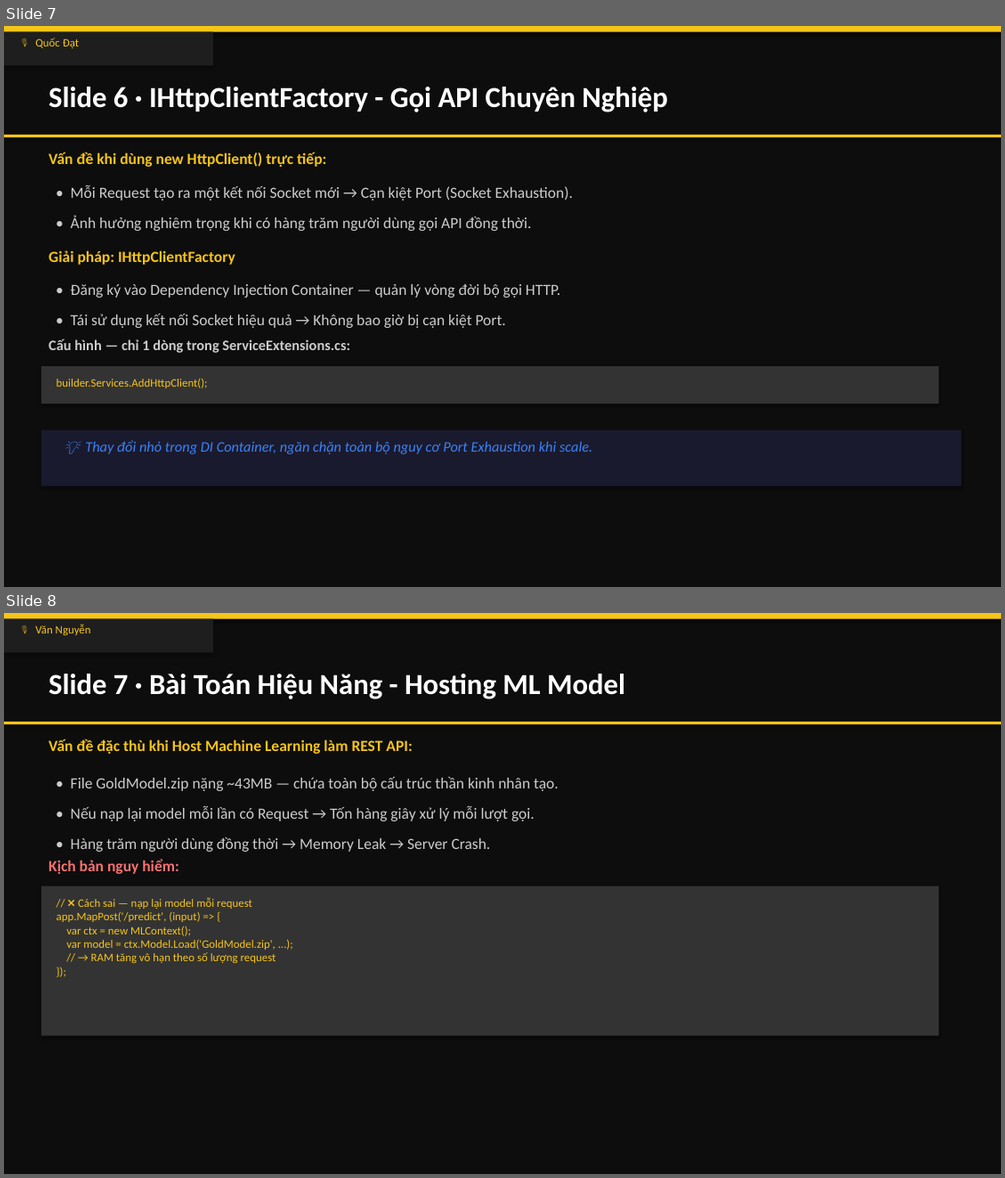
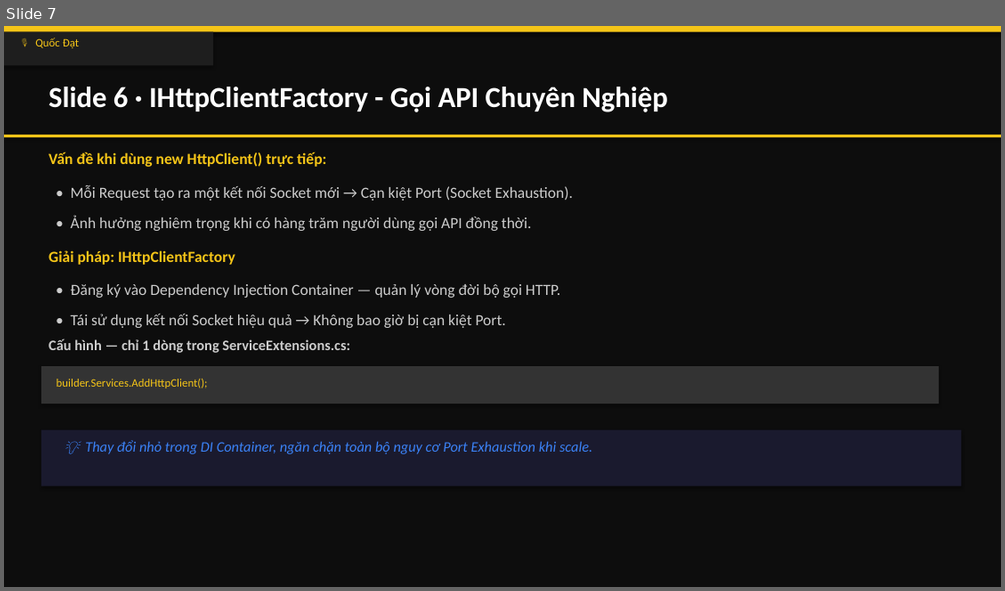
Before and after one commit to ThanhTrunggDEV/Group3, a slide deck: X-AURUM_Presentation.pptx. Shown one above the other, each under a label of ours: slides 7 and 8 before the commit, slide 7 after it. The pictures are 1005x1178 and 1005x591 pixels, drawn with LibreOffice and Linux fonts; fonts in the diff are those of the drawing. Boxes give left, top, right and bottom in pixels: in the first picture for what was removed or moved away, otherwise in the second. Text is boxed around its words. In the diff, an @@ line names an element or a change of style, - is before the commit and + after.

```diff
--- a/X-AURUM_Presentation.pptx
+++ b/X-AURUM_Presentation.pptx
@@ slide 8 removed at (x1=4, y1=613, x2=1001, y2=1174), background #0D0D0D @@
@@ rectangle removed at (x1=4, y1=613, x2=1001, y2=619) @@
@@ rectangle removed at (x1=4, y1=619, x2=213, y2=653) @@
@@ text removed at (x1=35, y1=624, x2=91, y2=635) @@
-🎙 Văn Nguyễn
@@ text removed at (x1=48, y1=674, x2=625, y2=699) @@
-Slide 7 · Bài Toán Hiệu Năng - Hosting ML Model
@@ rectangle removed at (x1=4, y1=722, x2=1001, y2=724) @@
@@ text removed at (x1=48, y1=738, x2=412, y2=754) @@
-Vấn đề đặc thù khi Host Machine Learning làm REST API:
@@ text removed at (x1=71, y1=777, x2=558, y2=791) @@
-• File GoldModel.zip nặng ~43MB — chứa toàn bộ cấu trúc thần kinh nhân tạo.
@@ text removed at (x1=71, y1=806, x2=534, y2=821) @@
-• Nếu nạp lại model mỗi lần có Request → Tốn hàng giây xử lý mỗi lượt gọi.
@@ text removed at (x1=71, y1=837, x2=491, y2=852) @@
-• Hàng trăm người dùng đồng thời → Memory Leak → Server Crash.
@@ text removed at (x1=48, y1=859, x2=179, y2=874) @@
-Kịch bản nguy hiểm:
@@ rectangle removed at (x1=41, y1=886, x2=938, y2=1036) @@
@@ text removed at (x1=57, y1=897, x2=276, y2=963) @@
-// ❌ Cách sai — nạp lại model mỗi request
-app.MapPost('/predict', (input) => {
-var ctx = new MLContext();
-var model = ctx.Model.Load('GoldModel.zip', ...);
-// → RAM tăng vô hạn theo số lượng request
-});
```
Also in this commit, not shown: 2 other slides removed, 1 other file.
